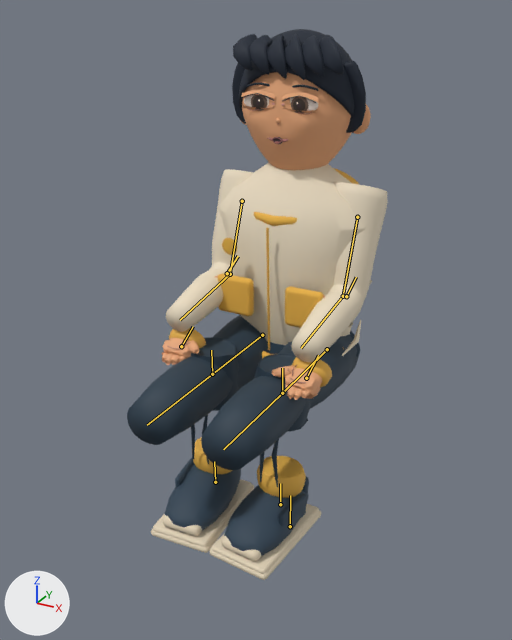
Before and after pictures for a commit that changed the Blender file models/atrium/animations/you-motion.blend.
The view is the same before and after, from a 50 mm camera at (0.91, -1.917, 1.788) aimed at (-0.015, -0.236, 0.948). Arrows for +X, +Y and +Z are at lower left; the lights stay in place. The older version comes first. Both versions are drawn at frame 1 of the action 'stand CivicSkinRig'; the numbers are the values there. The bones that bend it are drawn over the model as lines.

Objects in the first picture: 'Hair continuous scalp', 'Hair temple 1', 'Head', 'Rounded patch pocket_-1', 'Rounded patch pocket_1', 'SkinnedArticulationCore', 'SkinnedArticulationDetail', 'Torso' and 27 more.
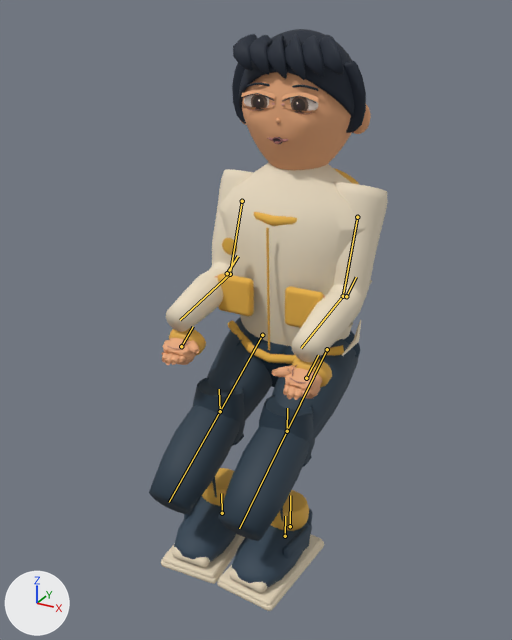
Where the change shows, as pixel boxes [x1, y1, x2, y2] in the pictures (512 x 640 px):
'SkinnedArticulationCore', posed (8% narrower, 8% taller)
    before: [127, 169, 388, 580]
    after: [149, 169, 388, 611]
'SkinnedArticulationDetail', posed (15% taller)
    before: [168, 262, 372, 487]
    after: [168, 262, 372, 521]
bone 'SkinLeftLeg', root to tip
    before: (262, 335) to (212, 374)
    after: (262, 335) to (220, 411)
bone 'SkinRightLeg', root to tip
    before: (327, 349) to (282, 393)
    after: (327, 349) to (287, 431)
bone 'SkinLeftKneeRigid', root to tip
    before: (212, 374) to (211, 350)
    after: (220, 411) to (219, 389)
bone 'SkinRightKneeRigid', root to tip
    before: (282, 393) to (282, 368)
    after: (287, 431) to (287, 408)
bone 'SkinLeftTrouserCorrective', root to tip
    before: (212, 374) to (211, 350)
    after: (220, 411) to (219, 389)
bone 'SkinRightTrouserCorrective', root to tip
    before: (282, 393) to (282, 368)
    after: (287, 431) to (287, 408)
bone 'SkinLeftFoot', root to tip
    before: (215, 482) to (214, 461)
    after: (222, 513) to (221, 493)
bone 'SkinRightFoot', root to tip
    before: (280, 504) to (280, 483)
    after: (285, 536) to (285, 516)

The change in detail:
Bone 'SkinLeftLeg' (bone_skinleftleg) turns from (-90, 0, 0) to (-62, 0, 0) degrees about its own x, y and z.
Bone 'SkinRightLeg' (bone_skinrightleg) turns from (-90, 0, 0) to (-62, 0, 0) degrees about its own x, y and z.
Bone 'SkinLeftKneeRigid' (bone_skinleftkneerigid) moves from (0.0, 0.32, 0.32) to (0.0, 0.17, 0.283).
Bone 'SkinRightKneeRigid' (bone_skinrightkneerigid) moves from (0.0, 0.32, 0.32) to (0.0, 0.17, 0.283).
Bone 'SkinLeftTrouserCorrective' (bone_skinlefttrousercorrective) moves from (0.0, 0.32, 0.32) to (0.0, 0.17, 0.283).
Bone 'SkinRightTrouserCorrective' (bone_skinrighttrousercorrective) moves from (0.0, 0.32, 0.32) to (0.0, 0.17, 0.283).
Bone 'SkinLeftFoot' (bone_skinleftfoot) moves from (0.0, 0.32, 0.32) to (0.0, 0.17, 0.283).
Bone 'SkinRightFoot' (bone_skinrightfoot) moves from (0.0, 0.32, 0.32) to (0.0, 0.17, 0.283).
